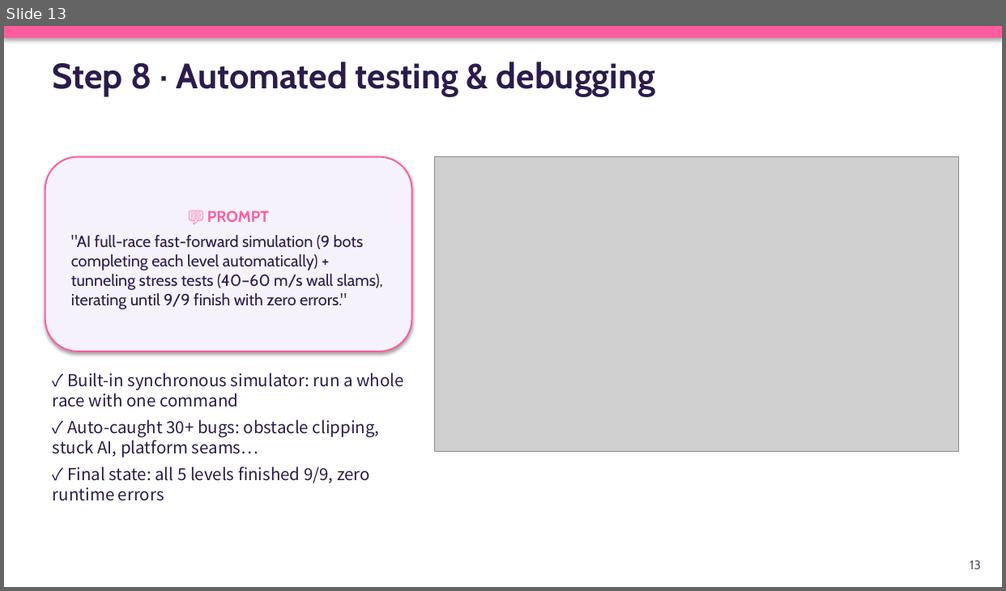
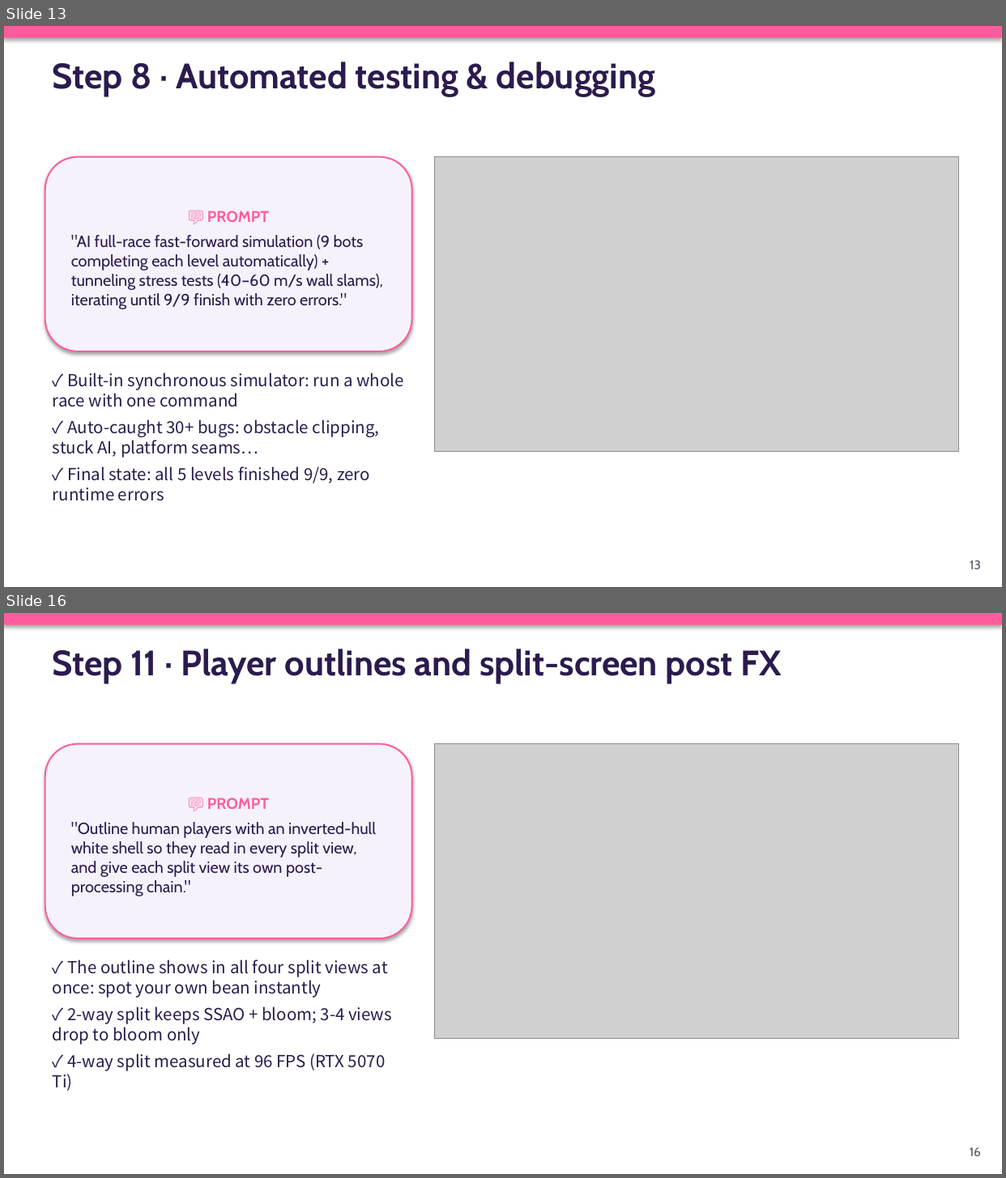
Before and after one commit to chengkaho98-svg/Mini3Dgame, a slide deck: AI_Game_Development_Playbook_EN.pptx. Shown one above the other, each under a label of ours: slide 13 before the commit, slides 13 and 16 after it; the slides between them are not shown. The pictures are 1006x591 and 1006x1178 pixels, drawn with LibreOffice and Linux fonts; fonts in the diff are those of the drawing; grey boxes stand for pictures. Boxes give left, top, right and bottom in pixels: in the first picture for what was removed or moved away, otherwise in the second. Text is boxed around its words. In the diff, an @@ line names an element or a change of style, - is before the commit and + after.

Commit message:
Fix edge-bumper wedge; cheaper split post FX; fairer win%; Playbook extended to 20 slides (ZH+EN)
Bumpers (E1)
- Root cause of the remaining 34 wedged cases: 7 bumpers stuck out past the
  road rail, so a player clamped on the rail touched the ball's outer face and
  the round push-out pinned them against the wall. Pulled them in so the ball
  edge sits ~0.3m inside the rail.
- Same 168-case matrix (8 clusters x 3 starts x 7 inputs): 134/168 -> 168/168,
  0 wedged, 0 falls. Average bumps through a cluster dropped (L1 c2: 9.5 -> 2.3).

Split-screen post FX (corrects an earlier claim)
- Measured properly with GPU sync: 4-view split with SSAO on every view was
  15.8ms, not the 60 FPS reported before. SSAO now runs only with up to 2
  views; 3-4 views keep bloom. 4-way split: 10.4ms (96 FPS on RTX 5070 Ti).

Win% (analytics.js)
- Softmax temperature now widens early and tightens late: mid-race nobody
  reads 0% (was 5 of 8 racers at 0% seconds after the start).
- Once someone has finished first, still-running racers can no longer show
  100% (only the winner keeps it).

Playbook: +5 steps (game feel, lighting/materials, outlines+split post FX,
test matrix, win% + local-LLM commentator), + analytics architecture diagram,
refreshed results. 14 -> 20 slides, ZH and EN. Visual gate 20/20 on both.
Step 9 and Step 12 reuse earlier screenshots.

Verified: bumper matrix 168/168; all 5 levels 9/9 bots; zero runtime errors.

```diff
--- a/AI_Game_Development_Playbook_EN.pptx
+++ b/AI_Game_Development_Playbook_EN.pptx
@@ slide 16 added at (4, 613, 1002, 1174), background #FFFFFF @@
@@ rectangle added at (4, 613, 1002, 625), fill #FF5C9D @@
@@ text added at (53, 649, 781, 684), 34 pt, text #2B1B4E, bold @@
+Step 11 · Player outlines and split-screen post FX
@@ rounded rectangle added at (45, 744, 412, 939), fill #F6F2FC, outline #FF5C9D 1.5 pt, 15.5 pt, text #2B1B4E @@
+💬 PROMPT
+"Outline human players with an inverted-hull white shell so they read in every split view, and give each split view its own post-processing chain."
@@ picture added at (434, 744, 958, 1039) @@
@@ text added at (53, 960, 392, 1091), 16 pt, text #2B1B4E @@
+✓ The outline shows in all four split views at once: spot your own bean instantly
+✓ 2-way split keeps SSAO + bloom; 3-4 views drop to bloom only
+✓ 4-way split measured at 96 FPS (RTX 5070 Ti)
@@ text added at (970, 1148, 981, 1157), 12 pt, text #555566 @@
+16
```
Also in this commit, not shown: 2 slides changed, 5 other slides added, 25 other files.
